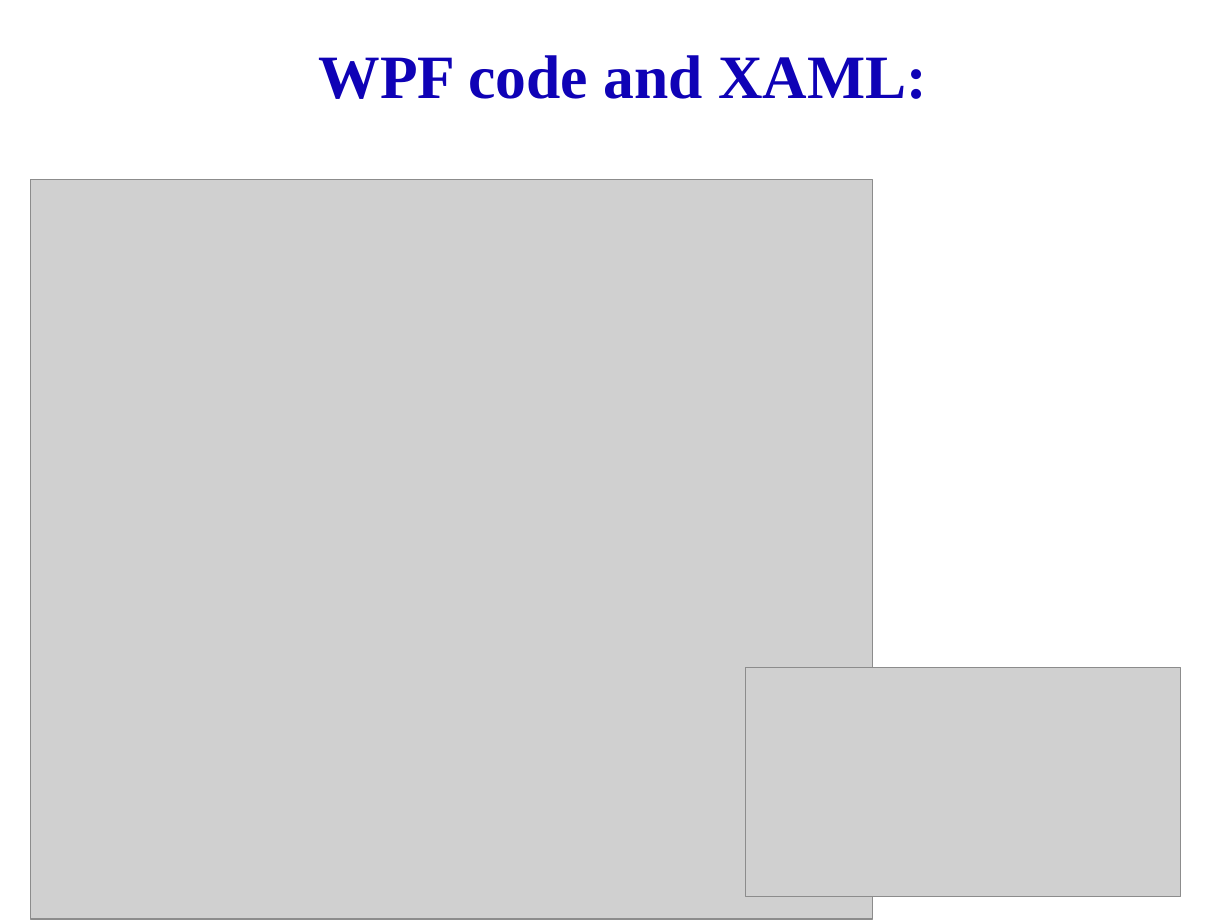
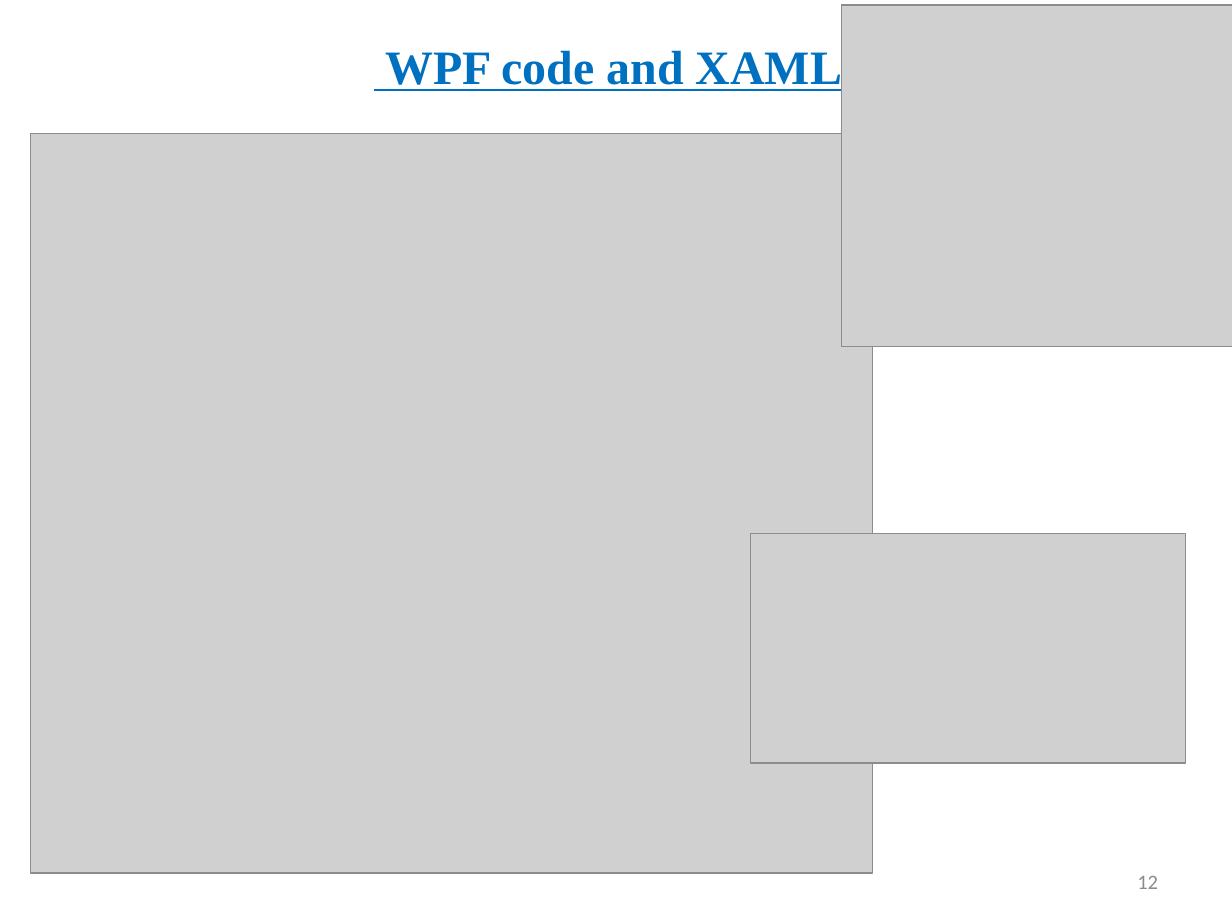
Before and after one commit to phandinhphivan/Phan-Dinh-Phi-Van, a slide deck: slide 12 of WPF.pptx (slide 11 before the commit). Drawn at 1232x924 pixels with LibreOffice and Linux fonts; fonts in the diff are those of the drawing; grey boxes stand for pictures. Boxes give left, top, right and bottom in pixels: in the first picture for what was removed or moved away, otherwise in the second. Text is boxed around its words. In the diff, an @@ line names an element or a change of style, - is before the commit and + after.

```diff
--- a/WPF.pptx
+++ b/WPF.pptx
@@ picture added at [841, 5, 1232, 346] @@
@@ text "WPF code and XAML:" at [385, 47, 858, 94]: size 36 to 28 pt, text colour #0F02B6 to #0070C0, underline on @@
@@ picture: place and size @@
-picture at [31, 180, 872, 919]
+picture at [31, 133, 872, 872]
@@ picture: place and size @@
-picture at [745, 668, 1180, 897]
+picture at [750, 533, 1185, 763]
@@ page number added at [1137, 876, 1158, 889], 12 pt, text #8C8C8C @@
+12
```
Also in this commit, not shown: 13 other slides changed, 3 slides added.
